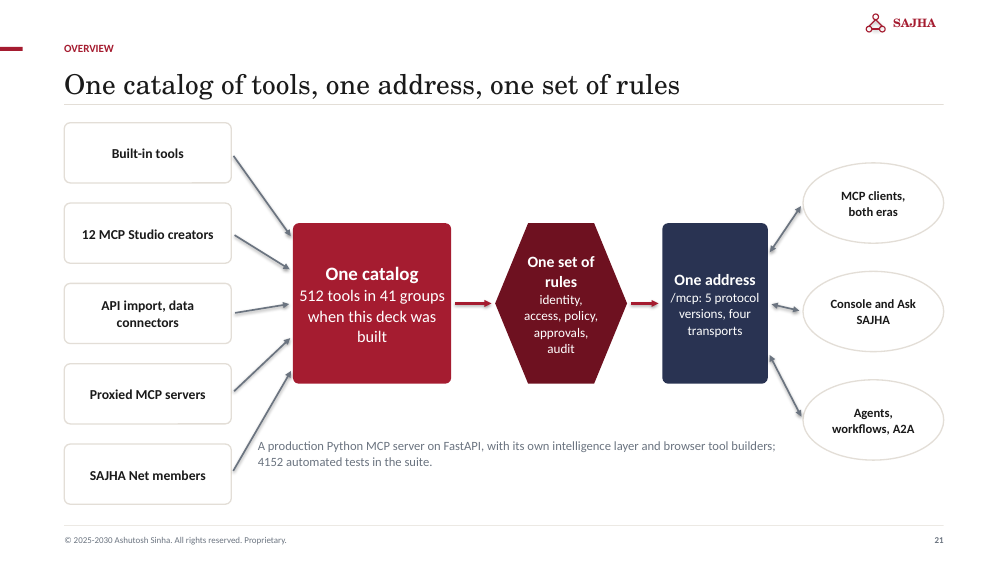
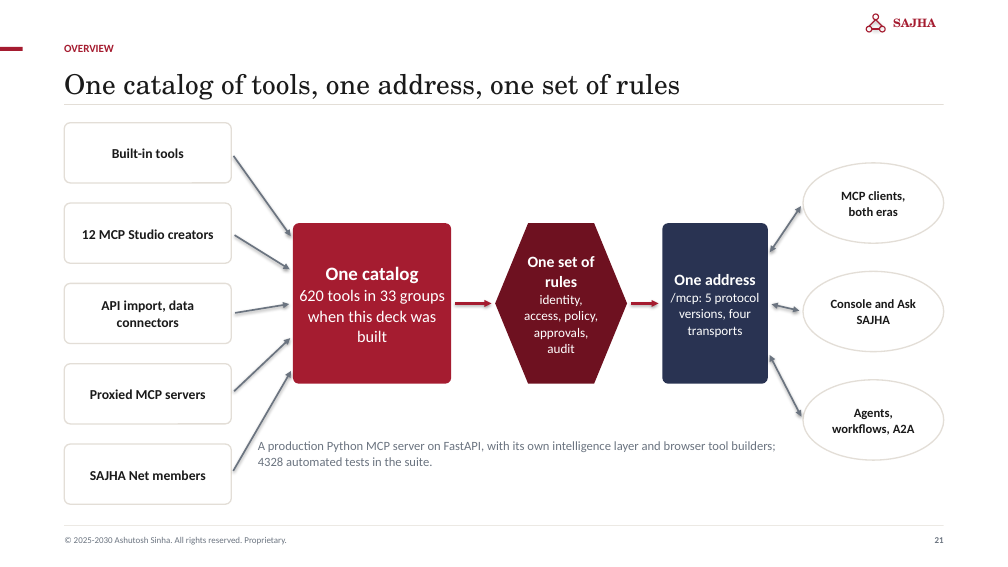
Before and after one commit to ajsinha/sajhamcpserver, a slide deck: slide 21 of docs/publications/SAJHA-MCP-Server.pptx. Drawn at 1008x567 pixels with LibreOffice and Linux fonts; fonts in the diff are those of the drawing. Boxes give left, top, right and bottom in pixels: in the first picture for what was removed or moved away, otherwise in the second. Text is boxed around its words. In the diff, an @@ line names an element or a change of style, - is before the commit and + after.

```diff
--- a/docs/publications/SAJHA-MCP-Server.pptx
+++ b/docs/publications/SAJHA-MCP-Server.pptx
@@ text in rounded rectangle at [299, 289, 445, 342]: text changed @@
-512 tools in 41 groups when this deck was built
+620 tools in 33 groups when this deck was built
@@ text at [258, 441, 775, 466]: text changed @@
-A production Python MCP server on FastAPI, with its own intelligence layer and browser tool builders; 4152 automated tests in the suite.
+A production Python MCP server on FastAPI, with its own intelligence layer and browser tool builders; 4328 automated tests in the suite.
```
Also in this commit, not shown: 13 other slides changed, 18 other files.
